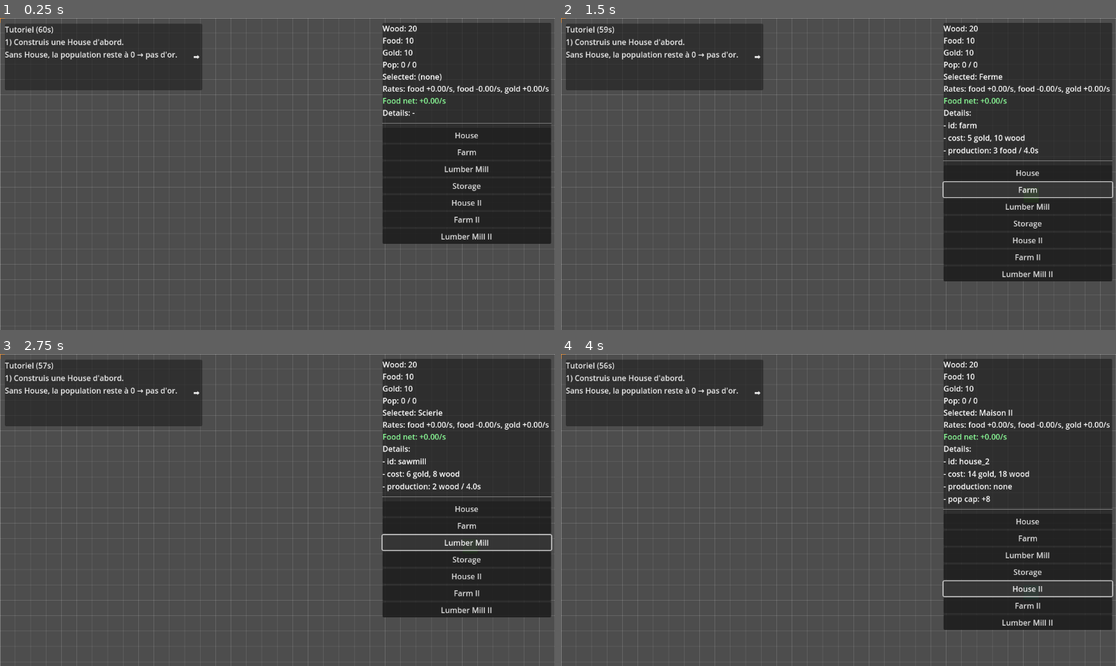
Above: before the commit, frames 1-4 (two rows, left to right).
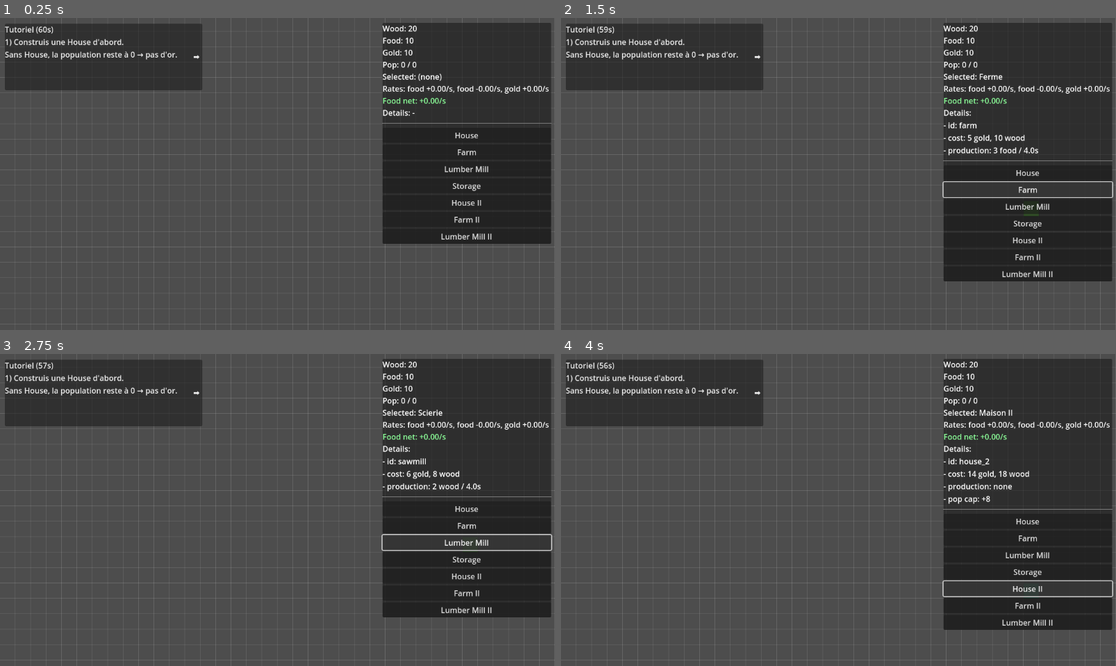
Above: after the commit, the same moments.

Repository: techne-lab/city-builder
Game: Godot game, scene res://Scenes/Main.tscn
The game is run twice, just before and just after one commit, with the same random seed, the same clock (stepped at 60 frames per second) and the same inputs.
Inputs:
- Up to frame 1 (0.25 s): no input
- Up to frame 2 (1.5 s): click "House" at 0.5 s; click "Farm" at 1.25 s
- Up to frame 3 (2.75 s): click "Lumber Mill" at 2 s
- Up to frame 4 (4 s): click "Storage" at 2.75 s; click "House II" at 3.5 s

The runs differ from the first frame. In frame 1, 0.7% of the frame differs, in the area x 0-100%, y 0-100%; in frame 2, 0.7%; in frame 3, 0.6%; in frame 4, 0.6%.

Commit message:
added population assignation to product stations

Diff:
--- a/Scenes/Main.tscn
+++ b/Scenes/Main.tscn
@@ -7,8 +7,17 @@
 [ext_resource type="Script" path="res://Scripts/GameManager.gd" id="5_gm"]
 [ext_resource type="PackedScene" uid="uid://c34hmf2iefu7p" path="res://Scenes/UI/HUD.tscn" id="6_hud"]
 [ext_resource type="Resource" uid="uid://dk3i03blwhirb" path="res://Data/game_balance.tres" id="7_balance"]
+[ext_resource type="Script" path="res://Scripts/Systems/CameraDragPan.gd" id="8_cam_pan"]
 
 [node name="Main" type="Node2D"]
+
+[node name="Camera2D" type="Camera2D" parent="."]
+position = Vector2(640, 360)
+
+[node name="CameraPan" type="Node" parent="."]
+script = ExtResource("8_cam_pan")
+camera_path = NodePath("../Camera2D")
+grid_path = NodePath("../Grid")
 
 [node name="Grid" type="Node2D" parent="."]
 script = ExtResource("1_6y3g2")
--- a/Scripts/Buildings/Building.gd
+++ b/Scripts/Buildings/Building.gd
@@ -17,6 +17,9 @@
 var _production_timer: Timer
 var _resource_manager: Node
 var _place_tween: Tween
+
+# Production buildings require a worker to operate (assigned by GameManager).
+var worker_assigned: bool = true
 
 func set_visual(type_id: int, color: Color) -> void:
 	building_type = type_id
@@ -48,6 +51,9 @@
 		return
 	if not data.is_producer():
 		return
+	# Producers may be disabled if not enough population is available.
+	# (Assignment is handled externally; default is enabled.)
+	worker_assigned = true
 
 	_production_timer = Timer.new()
 	_production_timer.name = "ProductionTimer"
@@ -67,6 +73,8 @@
 	if data == null:
 		return
 	if not data.is_producer():
+		return
+	if not worker_assigned:
 		return
 	if _resource_manager == null:
 		_resource_manager = get_node_or_null("/root/ResourceManager")
--- a/Scripts/GameManager.gd
+++ b/Scripts/GameManager.gd
@@ -38,8 +38,11 @@
 
 func _on_building_placed(_building: Node2D, _cell: Vector2i, _building_id: StringName) -> void:
 	_recalculate_derived_from_buildings()
+	_assign_workers_from_population()
 
 func _on_population_changed(pop: int, _cap: int) -> void:
+	# Don't call _recalculate_derived_from_buildings() here: it sets capacity and would recurse.
+	_assign_workers_from_population(pop)
 	if _victory:
 		return
 	if pop >= _victory_population:
@@ -72,6 +75,47 @@
 		var food_cap: int = int(_base_caps.get(&"food", 100)) + total_storage_bonus
 		var gold_cap: int = int(_base_caps.get(&"gold", 100)) + total_storage_bonus
 		_resource_manager.set_caps({&"wood": wood_cap, &"food": food_cap, &"gold": gold_cap})
+
+	_assign_workers_from_population()
+
+func _assign_workers_from_population(available_workers: int = -1) -> void:
+	if _building_system == null:
+		return
+	if available_workers < 0:
+		available_workers = (_population_manager.population if _population_manager != null else 0)
+	available_workers = maxi(available_workers, 0)
+
+	var producers: Array[BuildingScript] = []
+	for b in _get_placed_buildings():
+		var data := b.building_data as BuildingDataScript
+		if data != null and data.is_producer():
+			producers.append(b)
+		else:
+			# Non-producers don't need workers.
+			b.worker_assigned = true
+
+	# Stable assignment so the same buildings stay active.
+	producers.sort_custom(func(a: BuildingScript, c: BuildingScript) -> bool:
+		var pa := _producer_priority(a)
+		var pc := _producer_priority(c)
+		if pa != pc:
+			return pa < pc
+		return a.get_instance_id() < c.get_instance_id()
+	)
+
+	var active := mini(available_workers, producers.size())
+	for i in range(producers.size()):
+		producers[i].worker_assigned = i < active
+
+func _producer_priority(b: BuildingScript) -> int:
+	# Lower = higher priority. Game design rule: sawmills first, then farms.
+	match b.building_id:
+		&"sawmill", &"sawmill_2":
+			return 0
+		&"farm", &"farm_2":
+			return 1
+		_:
+			return 2
 
 func _get_placed_buildings() -> Array[BuildingScript]:
 	var out: Array[BuildingScript] = []
--- /dev/null
+++ b/Scripts/Systems/CameraDragPan.gd
@@ -0,0 +1,73 @@
+extends Node
+class_name CameraDragPan
+
+@export var camera_path: NodePath
+@export var grid_path: NodePath
+
+@export var drag_button: MouseButton = MOUSE_BUTTON_RIGHT
+@export var enabled: bool = true
+
+var _camera: Camera2D
+var _grid: Node2D
+var _dragging: bool = false
+
+func _ready() -> void:
+	_camera = get_node_or_null(camera_path) as Camera2D
+	if _camera == null:
+		push_error("CameraDragPan: camera_path is not set or invalid.")
+	_grid = get_node_or_null(grid_path) as Node2D
+	if _grid == null:
+		push_error("CameraDragPan: grid_path is not set or invalid.")
+
+func _input(event: InputEvent) -> void:
+	if not enabled or _camera == null:
+		return
+
+	# Don't start or continue a drag when interacting with UI.
+	var vp := get_viewport()
+	if vp != null and vp.gui_get_hovered_control() != null:
+		if event is InputEventMouseButton and event.button_index == drag_button and not event.pressed:
+			_dragging = false
+		return
+
+	if event is InputEventMouseButton and event.button_index == drag_button:
+		_dragging = event.pressed
+		return
+
+	if _dragging and event is InputEventMouseMotion:
+		# Dragging the terrain: move camera opposite to mouse motion.
+		var rel := (event as InputEventMouseMotion).relative
+		var z := _camera.zoom
+		var denom := Vector2(maxf(z.x, 0.001), maxf(z.y, 0.001))
+		_camera.global_position -= rel / denom
+		_clamp_to_grid_bounds()
+
+func _clamp_to_grid_bounds() -> void:
+	# Best-effort clamp so you can't lose the map.
+	if _grid == null:
+		return
+	if not (_grid.has_method("grid_width") and _grid.has_method("grid_height") and _grid.has_method("cell_size")):
+		# GridSystem stores those as exported vars; without a typed reference we can't reliably read them.
+		pass
+
+	var cell_size: float = float(_grid.get("cell_size"))
+	var w: float = float(_grid.get("grid_width")) * cell_size
+	var h: float = float(_grid.get("grid_height")) * cell_size
+
+	var view_size := get_viewport().get_visible_rect().size
+	var half := (view_size * 0.5) / Vector2(maxf(_camera.zoom.x, 0.001), maxf(_camera.zoom.y, 0.001))
+
+	var min_x := _grid.global_position.x + half.x
+	var min_y := _grid.global_position.y + half.y
+	var max_x := _grid.global_position.x + w - half.x
+	var max_y := _grid.global_position.y + h - half.y
+
+	# If viewport is larger than the grid, just keep centered on grid.
+	if min_x > max_x:
+		_camera.global_position.x = _grid.global_position.x + w * 0.5
+	else:
+		_camera.global_position.x = clampf(_camera.global_position.x, min_x, max_x)
+	if min_y > max_y:
+		_camera.global_position.y = _grid.global_position.y + h * 0.5
+	else:
+		_camera.global_position.y = clampf(_camera.global_position.y, min_y, max_y)
--- a/Scripts/UI/HUD.gd
+++ b/Scripts/UI/HUD.gd
@@ -194,6 +194,9 @@
 			var data := b.building_data as BuildingDataScript
 			if data == null:
 				continue
+			# Production buildings require an assigned worker to operate.
+			if data.is_producer() and not b.worker_assigned:
+				continue
 			if data.produces_resource == &"food" and data.production_interval_sec > 0.0:
 				food_prod_per_sec += float(data.production_amount) / float(data.production_interval_sec)
 
Not shown: 1 places in Scenes/Main.tscn that only renumber resources
